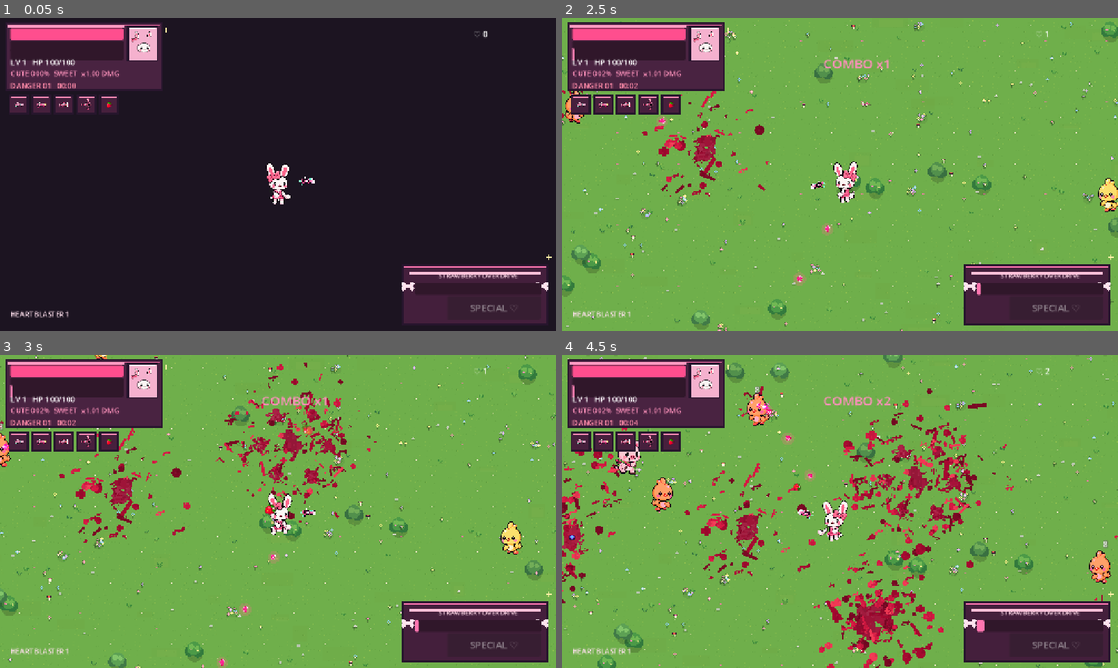
Above: before the commit, frames 1-4 (two rows, left to right).
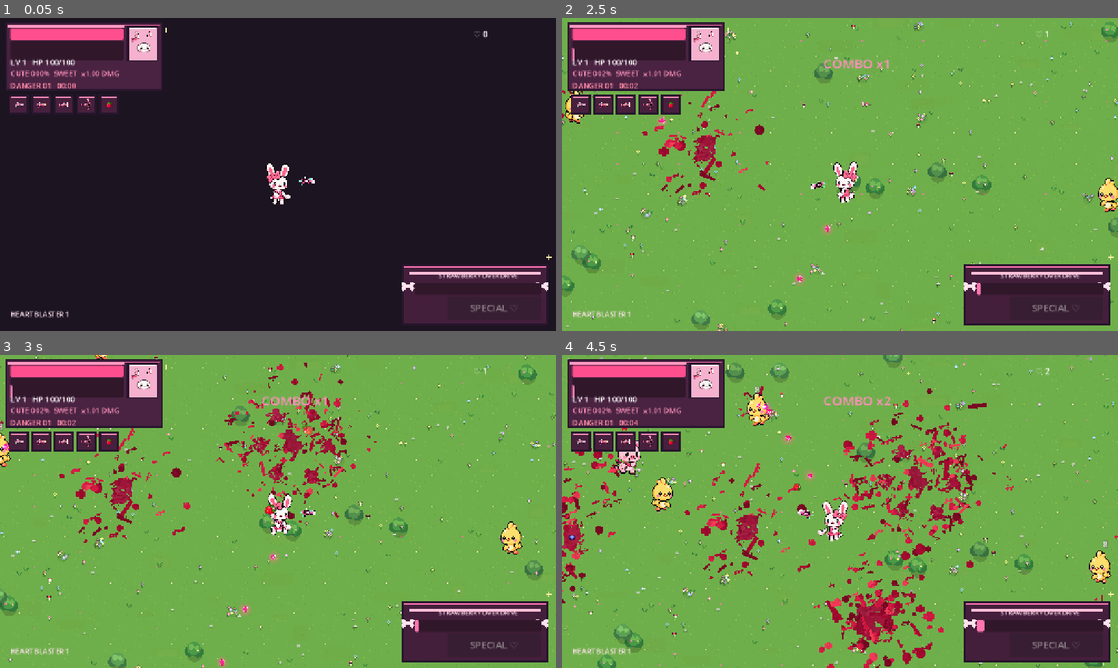
Above: after the commit, the same moments.

Repository: ramonsamagaio/cutecuterampage
Game: Godot game, scene res://scenes/Main.tscn
The game is run twice, just before and just after one commit, with the same random seed, the same clock (stepped at 60 frames per second) and the same inputs.
Inputs (mouse positions are in pixels of both pictures, inside the frame that each line leads up to):
- Up to frame 1 (0.05 s): no input
- Up to frame 2 (2.5 s): tap Enter at 0.5 s; move the mouse to (962, 158) at 0.52 s; hold Right (ui_right) 0.53-1.28 s; tap Shift at 0.6 s; tap Space at 0.77, 1.52 s; move the mouse to (728, 190) at 1.27 s; hold Down (ui_down) 1.28-2.03 s; tap Z at 1.35 s; move the mouse to (895, 105) at 2.02 s; hold Right (ui_right) from 2.03 s (still down); tap X at 2.1 s
- Up to frame 3 (3 s): move the mouse to (250, 574) at 2.77 s; release Right (ui_right) at 2.78 s; hold Up (ui_up) from 2.78 s (still down); tap C at 2.85 s
- Up to frame 4 (4.5 s): tap Space at 3.02, 3.77 s; move the mouse to (1006, 558) at 3.52 s; release Up (ui_up) at 3.53 s; hold Left (ui_left) from 3.53 s (still down); tap Shift at 3.6 s; move the mouse to (673, 464) at 4.27 s; tap Z at 4.35 s

Frame 1 is identical in both runs. In frame 2, less than 0.1% of the frame differs, in the area x 0-4%, y 23-34%; in frame 3, 0.1%; in frame 4, 0.7%, in the area x 11-99%, y 12-73%.

Commit message:
presentation: ground enemies with shadows and fix hit flash reset

Diff:
--- a/scripts/actors/enemy.gd
+++ b/scripts/actors/enemy.gd
@@ -37,6 +37,7 @@
 
 func _ready() -> void:
 	add_to_group("enemy")
+	_build_shadow()
 	visual = Node2D.new()
 	visual.name = "Visual"
 	visual.scale = Vector2(BASE_VISUAL_SCALE, BASE_VISUAL_SCALE) * (1.22 if elite else 1.0)
@@ -82,6 +83,19 @@
 	visual.modulate = _base_modulate
 	_strafe_sign = -1.0 if randf() < 0.5 else 1.0
 	_build_parts()
+
+func _build_shadow() -> void:
+	var shadow: Polygon2D = Polygon2D.new()
+	shadow.name = "GroundShadow"
+	shadow.position = Vector2(0, 14)
+	shadow.polygon = PackedVector2Array([
+		Vector2(-16, 0), Vector2(-12, -4), Vector2(-5, -6), Vector2(5, -6),
+		Vector2(12, -4), Vector2(16, 0), Vector2(11, 4), Vector2(4, 6),
+		Vector2(-4, 6), Vector2(-11, 4)
+	])
+	shadow.color = Color(0.12, 0.18, 0.10, 0.20)
+	shadow.z_index = -8
+	add_child(shadow)
 
 func _apply_elite_affix() -> void:
 	match elite_affix:
@@ -135,6 +149,7 @@
 		return
 	var to_player: Vector2 = global_position.direction_to(player_node.global_position)
 	var distance: float = global_position.distance_to(player_node.global_position)
+	visual.modulate = _base_modulate
 
 	match archetype:
 		"shooter": _move_shooter(delta, to_player, distance)
@@ -153,6 +168,9 @@
 	if distance < 42.0 and attack_cooldown <= 0.0:
 		var impact_multiplier: float = 1.55 if archetype == "charger" and _charge_active > 0.0 else 1.0
 		player_node.call("take_damage", contact_damage * impact_multiplier)
+		var game_node: Node = get_tree().get_first_node_in_group("game")
+		if game_node != null:
+			game_node.call("add_screen_shake", 4.2 if impact_multiplier > 1.0 else 2.8, 0.12)
 		attack_cooldown = 0.86
 
 func _animate_parts(delta: float) -> void:
@@ -168,7 +186,6 @@
 	if is_instance_valid(_tail_art): _tail_art.position = Vector2(-1.3 if swing > 0.35 else 0.0, 0.0)
 
 func _move_shooter(delta: float, to_player: Vector2, distance: float) -> void:
-	visual.modulate = _base_modulate
 	if distance > 295.0:
 		velocity = to_player * move_speed
 	elif distance < 175.0:
@@ -200,7 +217,6 @@
 			_charge_direction = to_player
 			_charge_active = 0.58
 		return
-	visual.modulate = _base_modulate
 	_charge_cooldown -= delta
 	velocity = to_player * move_speed
 	if _charge_cooldown <= 0.0 and distance < 480.0:
